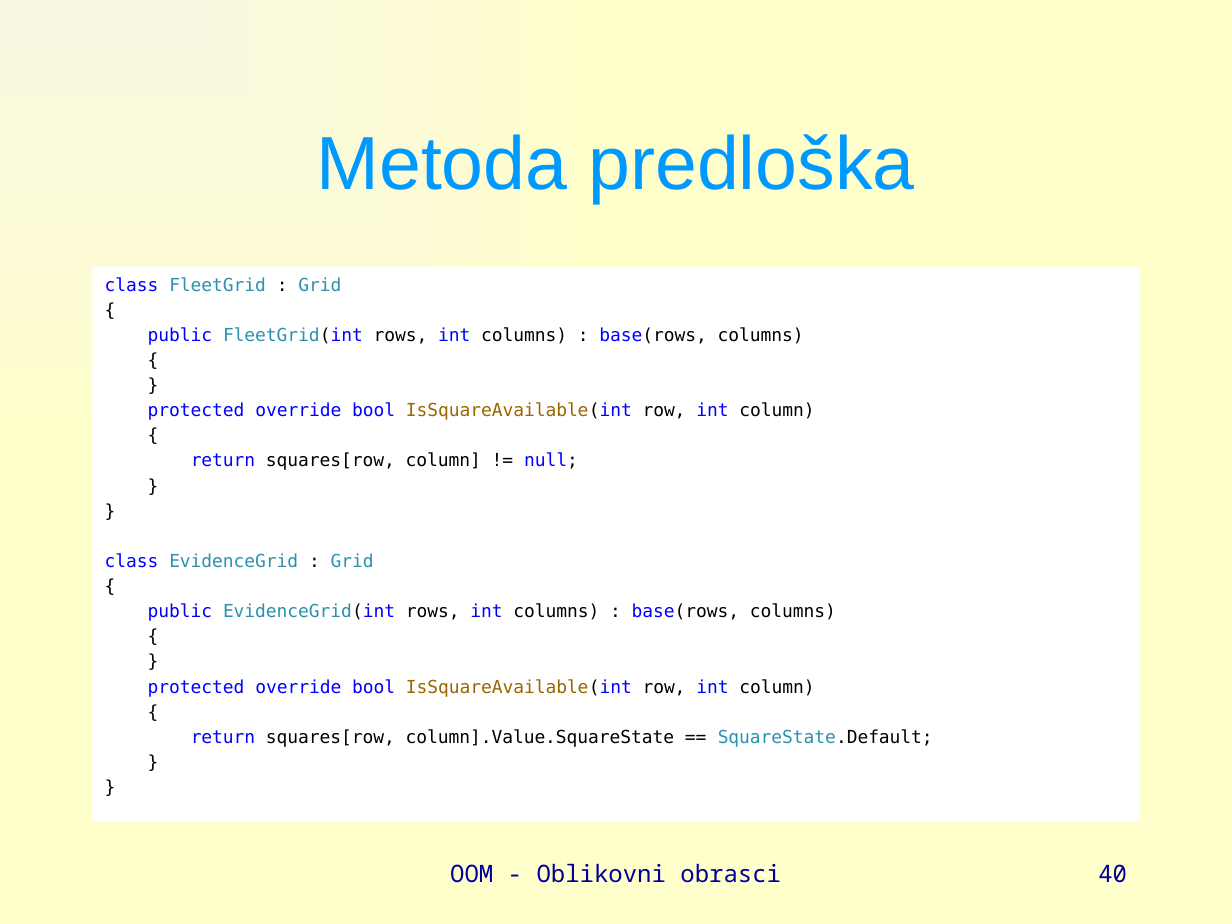
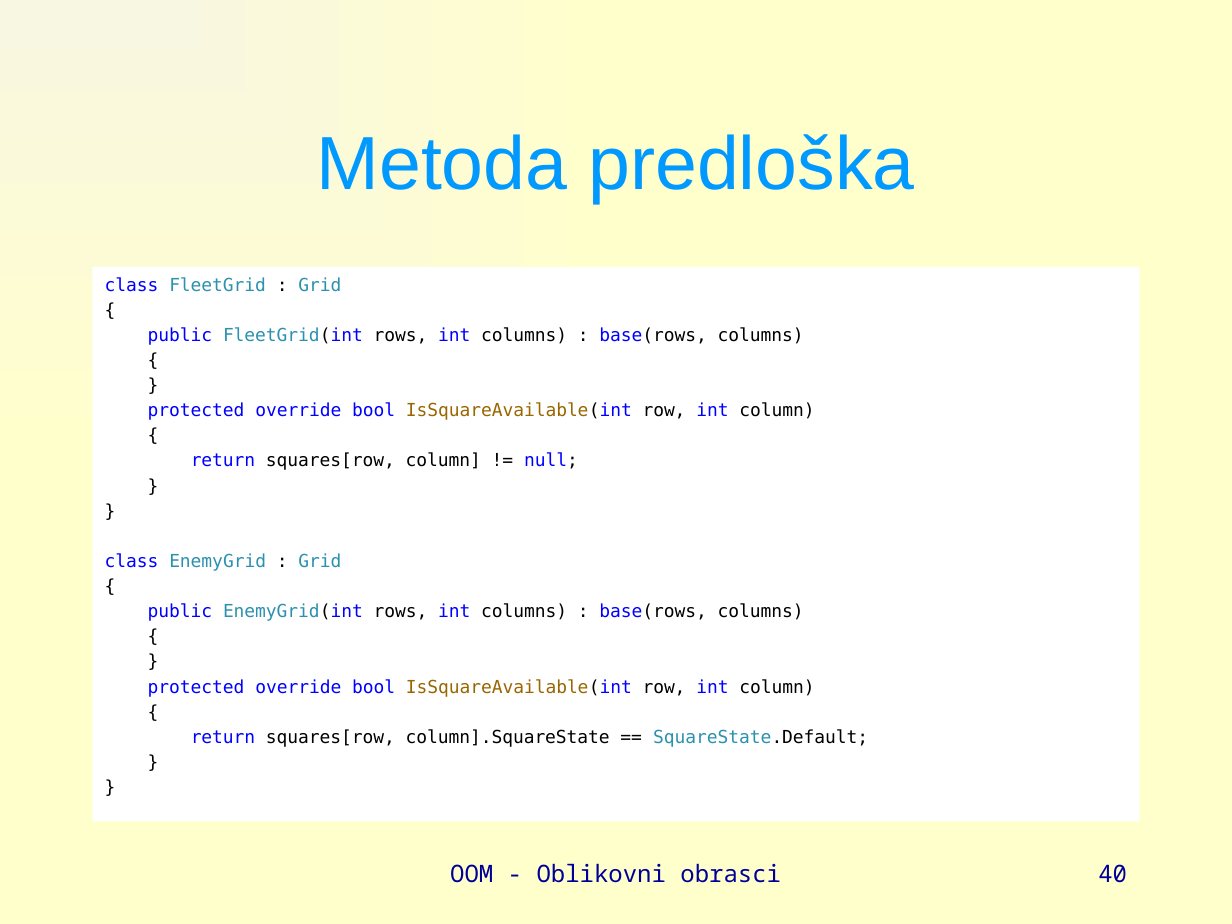
Before and after one commit to vsite-oom/DesignPatterns, a slide deck: slide 40 of docs/Design patterns.pptx. Drawn at 1232x924 pixels with LibreOffice and Linux fonts; fonts in the diff are those of the drawing. Boxes give left, top, right and bottom in pixels: in the first picture for what was removed or moved away, otherwise in the second. Text is boxed around its words. In the diff, an @@ line names an element or a change of style, - is before the commit and + after.

```diff
--- a/docs/Design patterns.pptx
+++ b/docs/Design patterns.pptx
@@ text at (x1=105, y1=553, x2=341, y2=571): text changed @@
-class EvidenceGrid : Grid
+class EnemyGrid : Grid
@@ text at (x1=148, y1=603, x2=804, y2=621): text changed @@
-public EvidenceGrid(int rows, int columns) : base(rows, columns)
+public EnemyGrid(int rows, int columns) : base(rows, columns)
@@ text at (x1=191, y1=729, x2=868, y2=747): text changed @@
-return squares[row, column].Value.SquareState == SquareState.Default;
+return squares[row, column].SquareState == SquareState.Default;
```
Also in this commit, not shown: 1 other slide changed, 4 other files.
